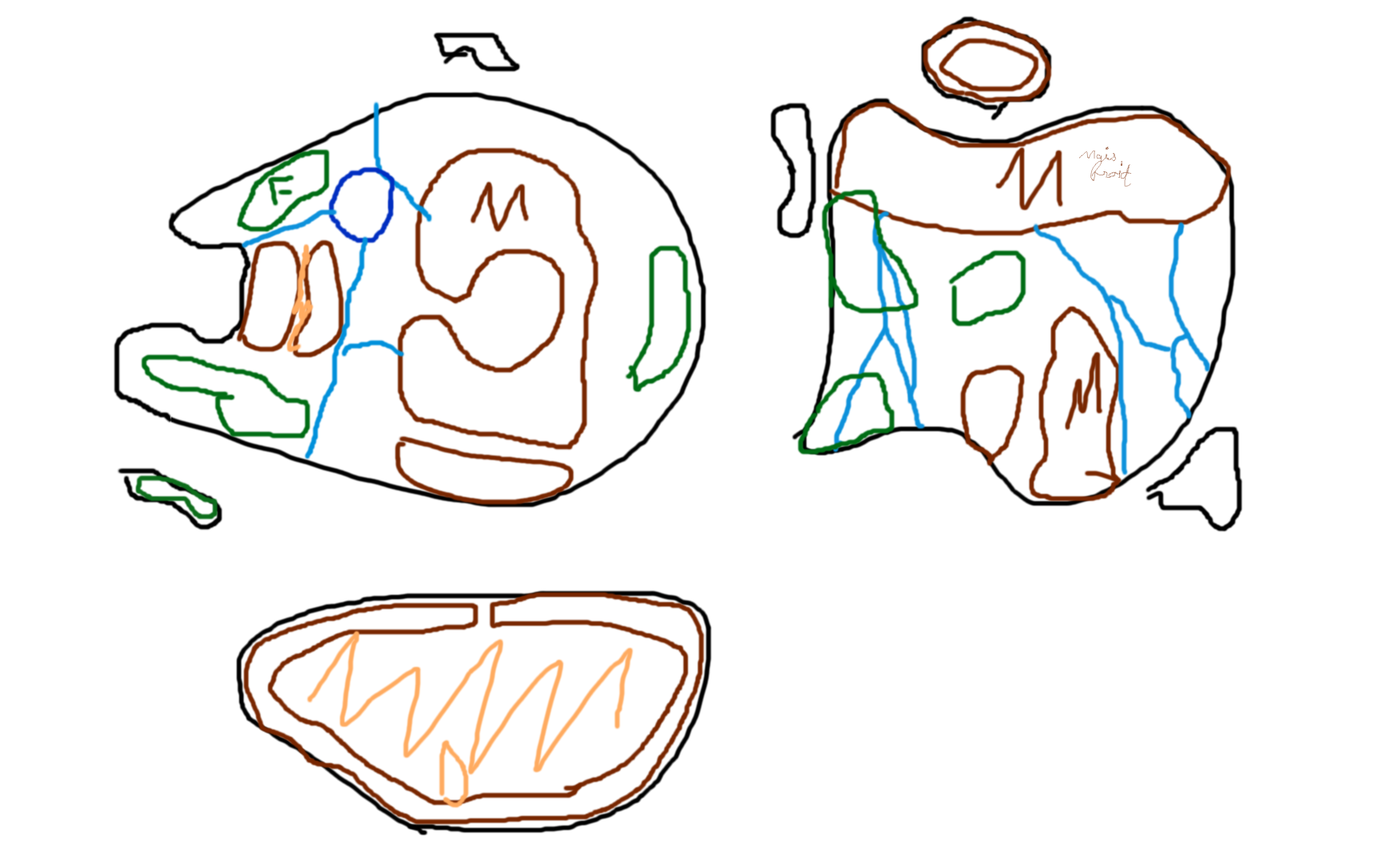
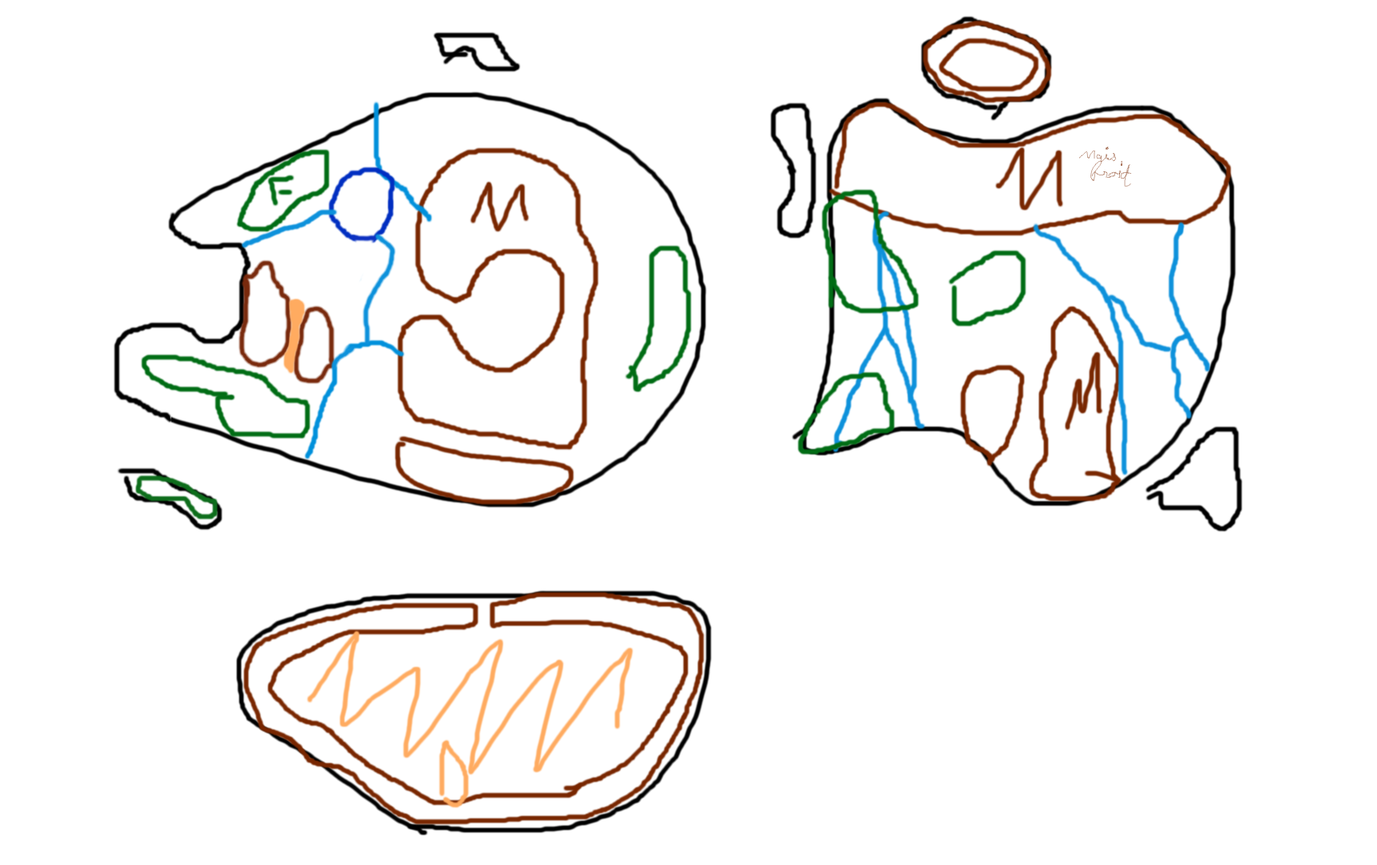
Revision of a layered 1377 × 865 image; what changed, layer by layer:
painted on "Desert" over left=282, top=242, right=315, bottom=375
painted on "RivièresLacs" over left=329, top=233, right=397, bottom=371
painted on "Montagnes" over left=235, top=238, right=346, bottom=385
